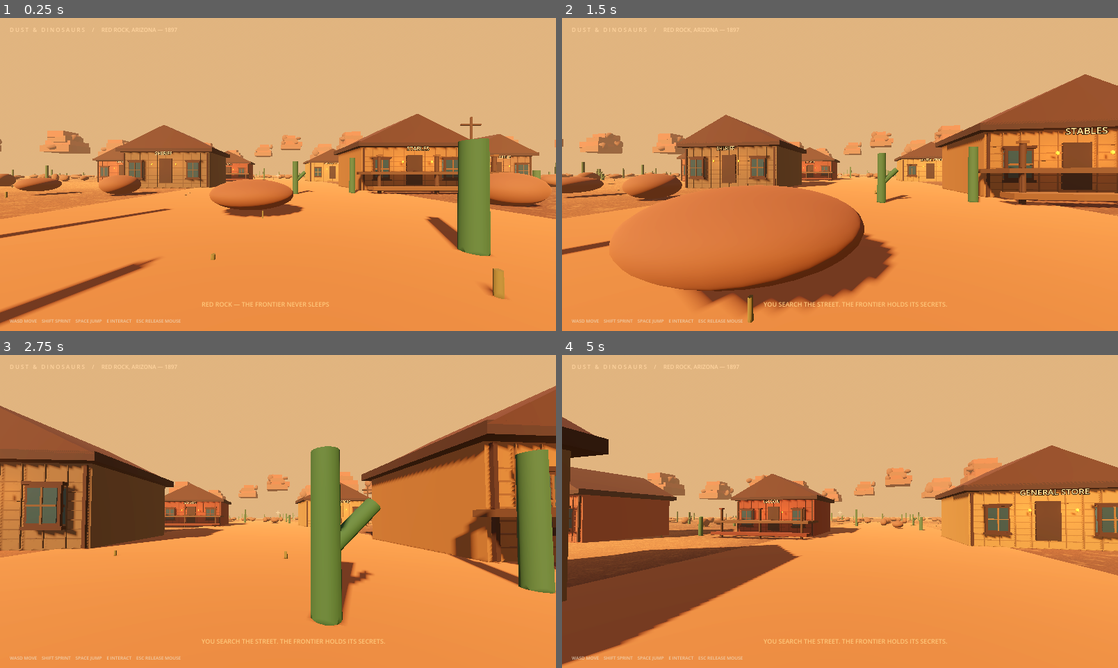
Above: before the commit, frames 1-4 (two rows, left to right).
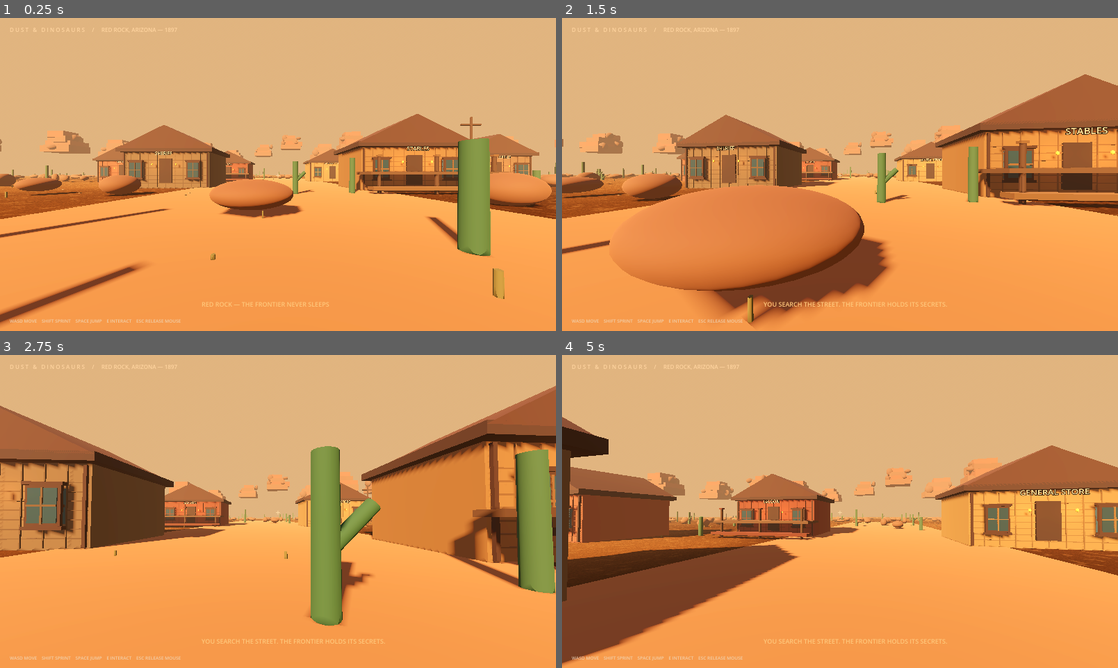
Above: after the commit, the same moments.

Repository: langermkyt-create/DUST-DINOSAURS
Game: Godot game, scene res://scenes/main.tscn
Same seed, same stepped clock (60 frames per second), same inputs: the game is played once before the commit and once after it.
Inputs (mouse positions are in pixels of both pictures, inside the frame that each line leads up to):
- Up to frame 1 (0.25 s): no input
- Up to frame 2 (1.5 s): tap Enter at 0.5 s; move the mouse to (867, 174) at 0.52 s; hold W from 0.53 s (still down); tap E at 0.6 s; tap Space at 0.77 s; move the mouse to (812, 174) at 1.27 s; tap Shift at 1.35 s
- Up to frame 3 (2.75 s): keep holding W; tap Space at 1.52 s; move the mouse to (289, 505) at 2.02 s; tap E at 2.1 s
- Up to frame 4 (5 s): keep holding W; move the mouse to (834, 517) at 2.77 s; tap Shift at 2.85, 4.35 s; tap Space at 3.02, 3.77, 4.52 s; move the mouse to (878, 514) at 3.52 s; tap E at 3.6 s; move the mouse to (795, 508) at 4.27 s

The runs differ from the first frame. In frame 1, 3.6% of the frame differs, in the area x 0-100%, y 37-98%; in frame 2, 3.4%; in frame 3, 2.5%; in frame 4, 4.8%, in the area x 0-100%, y 34-99%.

Commit message:
Improve desert materials, terrain density and cinematic lighting

Diff:
--- a/scripts/world.gd
+++ b/scripts/world.gd
@@ -44,14 +44,16 @@
 	float broad = fbm(world_position.xz * 0.035);
 	float grain = noise2(world_position.xz * 2.8);
 	float flecks = noise2(world_position.xz * 18.0);
-	vec3 dust = vec3(0.34, 0.205, 0.125);
-	vec3 ochre = vec3(0.56, 0.355, 0.215);
-	vec3 pale = vec3(0.68, 0.48, 0.30);
+	float fine_grain = noise2(world_position.xz * 74.0);
+	vec3 dust = vec3(0.19, 0.105, 0.062);
+	vec3 ochre = vec3(0.39, 0.235, 0.135);
+	vec3 pale = vec3(0.55, 0.385, 0.245);
 	vec3 ground = mix(dust, ochre, smoothstep(0.22, 0.78, broad));
 	ground = mix(ground, pale, smoothstep(0.68, 0.9, grain) * 0.24);
-	ground *= 0.91 + flecks * 0.16;
+	ground *= 0.84 + flecks * 0.22 + fine_grain * 0.07;
 	ALBEDO = ground;
-	ROUGHNESS = 0.96;
+	ROUGHNESS = 0.88 + fine_grain * 0.1;
+	SPECULAR = 0.12;
 }
 """
 	var material := ShaderMaterial.new()
@@ -111,33 +113,42 @@
 	e.ambient_light_energy = 0.72
 	e.tonemap_mode = Environment.TONE_MAPPER_FILMIC
 	e.glow_enabled = true
-	e.glow_intensity = 0.22
+	e.glow_intensity = 0.12
 	e.ssao_enabled = true
-	e.ssao_radius = 2.0
-	e.ssao_intensity = 1.4
+	e.ssao_radius = 1.4
+	e.ssao_intensity = 1.7
+	e.sdfgi_enabled = true
+	e.sdfgi_use_occlusion = true
+	e.sdfgi_bounce_feedback = 0.72
 	e.ssil_enabled = true
 	e.ssil_intensity = 0.65
 	e.fog_enabled = true
 	e.fog_light_color = Color(0.78, 0.57, 0.39)
-	e.fog_density = 0.0018
-	e.fog_sun_scatter = 0.18
+	e.fog_density = 0.0025
+	e.fog_sun_scatter = 0.32
+	e.volumetric_fog_enabled = true
+	e.volumetric_fog_density = 0.018
+	e.volumetric_fog_albedo = Color(0.78, 0.61, 0.43)
+	e.volumetric_fog_length = 220.0
+	e.volumetric_fog_detail_spread = 2.0
 	env.environment = e
 	add_child(env)
 	var sun := DirectionalLight3D.new()
 	sun.rotation_degrees = Vector3(-32, -28, 0)
 	sun.light_color = Color(1.0, 0.77, 0.54)
-	sun.light_energy = 1.25
+	sun.light_energy = 1.65
+	sun.light_angular_distance = 0.7
 	sun.directional_shadow_mode = DirectionalLight3D.SHADOW_PARALLEL_4_SPLITS
 	sun.shadow_bias = 0.035
 	sun.shadow_normal_bias = 1.2
 	sun.shadow_enabled = true
-	sun.directional_shadow_max_distance = 180.0
+	sun.directional_shadow_max_distance = 240.0
 	add_child(sun)
 func _build_landscape() -> void:
 	var ground := PlaneMesh.new()
 	ground.size = Vector2(520, 520)
-	ground.subdivide_width = 80
-	ground.subdivide_depth = 80
+	ground.subdivide_width = 220
+	ground.subdivide_depth = 220
 	var terrain := StaticBody3D.new()
 	add_child(terrain)
 	var ground_shape := CollisionShape3D.new()
